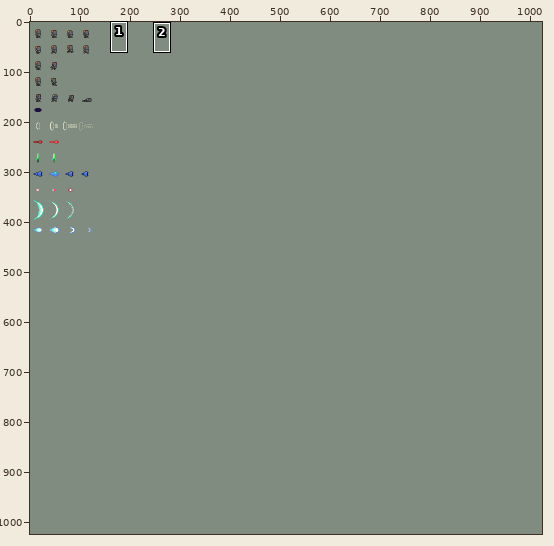
A pixel-art file gets an edit: game/code/assets/art/sprites/aseprite/Sprite-full.aseprite. Above, an overview of the earlier version with the close-up marked.
Close-up. First the earlier version:
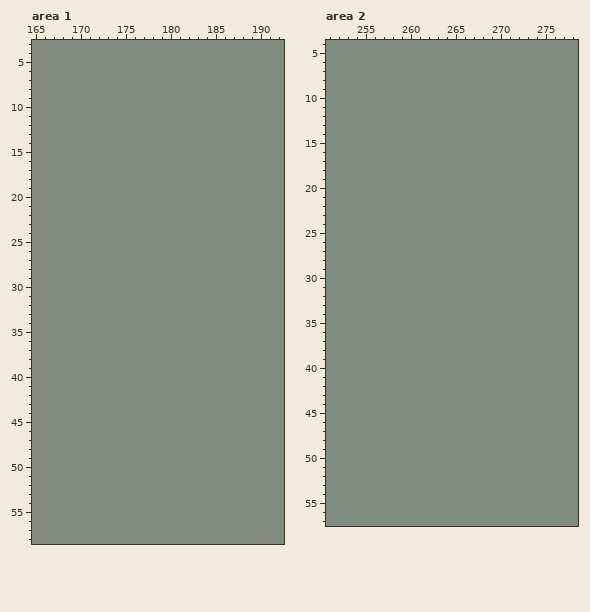
1024x1024 pixels, 1 frame. Shown: area 1: x 165..192, y 3..58; area 2: x 251..278, y 4..57. The commit also changed other parts of the picture, which this record leaves out.
Once edited:
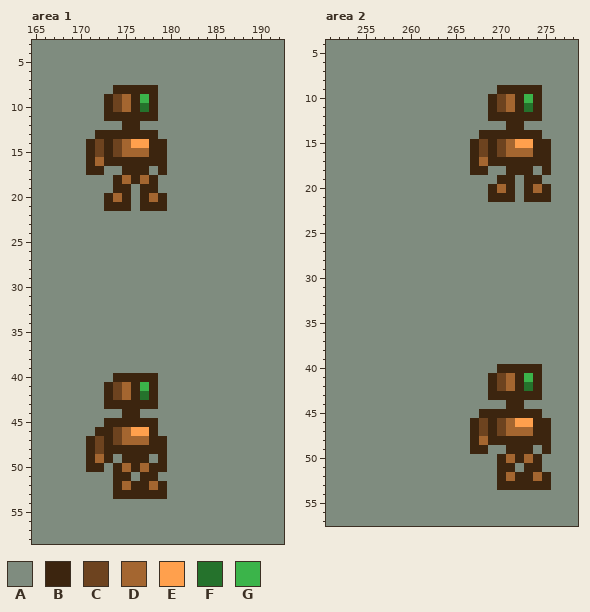
Palette (. is transparent): A #7f8c7f  B #3c250f  C #6d431f  D #a46630  E #ffa04d  F #25722c  G #3bb44a
The exact change:
--- area 1, layer "prototipo"
@@ x 169..181 @@
  7 AAAAAAAAAAAAA
- 8 AAAAAAAAAAAAA
- 9 AAAAAAAAAAAAA
-10 AAAAAAAAAAAAA
-11 AAAAAAAAAAAAA
-12 AAAAAAAAAAAAA
-13 AAAAAAAAAAAAA
-14 AAAAAAAAAAAAA
-15 AAAAAAAAAAAAA
-16 AAAAAAAAAAAAA
-17 AAAAAAAAAAAAA
-18 AAAAAAAAAAAAA
-19 AAAAAAAAAAAAA
-20 AAAAAAAAAAAAA
-21 AAAAAAAAAAAAA
+ 8 AAAAABBBBBAAA
+ 9 AAAABCDBGBAAA
+10 AAAABCDBFBAAA
+11 AAAABBBBBBAAA
+12 AAAAAABBAAAAA
+13 AAABBBBBBBAAA
+14 AABCBCDEEBBAA
+15 AABCBCDDDBBAA
+16 AABDBBBBBBBAA
+17 AABBAABBBABAA
+18 AAAAABDBDBAAA
+19 AAAAABBABBAAA
+20 AAAABDBABDBAA
+21 AAAABBBABBBAA
 22 AAAAAAAAAAAAA
@@ x 169..181 @@
 39 AAAAAAAAAAAAA
-40 AAAAAAAAAAAAA
-41 AAAAAAAAAAAAA
-42 AAAAAAAAAAAAA
-43 AAAAAAAAAAAAA
-44 AAAAAAAAAAAAA
-45 AAAAAAAAAAAAA
-46 AAAAAAAAAAAAA
-47 AAAAAAAAAAAAA
-48 AAAAAAAAAAAAA
-49 AAAAAAAAAAAAA
-50 AAAAAAAAAAAAA
-51 AAAAAAAAAAAAA
-52 AAAAAAAAAAAAA
-53 AAAAAAAAAAAAA
+40 AAAAABBBBBAAA
+41 AAAABCDBGBAAA
+42 AAAABCDBFBAAA
+43 AAAABBBBBBAAA
+44 AAAAAABBAAAAA
+45 AAAABBBBBBAAA
+46 AAABBCDEEBAAA
+47 AABCBCDDDBBAA
+48 AABCBBBBBBBAA
+49 AABDBABBBABAA
+50 AABBABDBDBBAA
+51 AAAAABBABBAAA
+52 AAAAABDBBDBAA
+53 AAAAABBBBBBAA
 54 AAAAAAAAAAAAA
--- area 2, layer "prototipo"
@@ x 265..277 @@
  8 AAAAAAAAAAAAA
- 9 AAAAAAAAAAAAA
-10 AAAAAAAAAAAAA
-11 AAAAAAAAAAAAA
-12 AAAAAAAAAAAAA
-13 AAAAAAAAAAAAA
-14 AAAAAAAAAAAAA
-15 AAAAAAAAAAAAA
-16 AAAAAAAAAAAAA
-17 AAAAAAAAAAAAA
-18 AAAAAAAAAAAAA
-19 AAAAAAAAAAAAA
-20 AAAAAAAAAAAAA
-21 AAAAAAAAAAAAA
+ 9 AAAAABBBBBAAA
+10 AAAABCDBGBAAA
+11 AAAABCDBFBAAA
+12 AAAABBBBBBAAA
+13 AAAAAABBAAAAA
+14 AAABBBBBBBAAA
+15 AABCBCDEEBBAA
+16 AABCBCDDDBBAA
+17 AABDBBBBBBBAA
+18 AABBAABBBABAA
+19 AAAAABBABBAAA
+20 AAAABDBABDBAA
+21 AAAABBBABBBAA
 22 AAAAAAAAAAAAA
@@ x 265..277 @@
 39 AAAAAAAAAAAAA
-40 AAAAAAAAAAAAA
-41 AAAAAAAAAAAAA
-42 AAAAAAAAAAAAA
-43 AAAAAAAAAAAAA
-44 AAAAAAAAAAAAA
-45 AAAAAAAAAAAAA
-46 AAAAAAAAAAAAA
-47 AAAAAAAAAAAAA
-48 AAAAAAAAAAAAA
-49 AAAAAAAAAAAAA
-50 AAAAAAAAAAAAA
-51 AAAAAAAAAAAAA
-52 AAAAAAAAAAAAA
-53 AAAAAAAAAAAAA
+40 AAAAABBBBBAAA
+41 AAAABCDBGBAAA
+42 AAAABCDBFBAAA
+43 AAAABBBBBBAAA
+44 AAAAAABBAAAAA
+45 AAABBBBBBBAAA
+46 AABCBCDEEBBAA
+47 AABCBCDDDBBAA
+48 AABDBBBBBBBAA
+49 AABBAABBBABAA
+50 AAAAABDBDBAAA
+51 AAAAABBABBAAA
+52 AAAAABDBBDBAA
+53 AAAAABBBBBBAA
 54 AAAAAAAAAAAAA
Pixel boxes of the changes (left, top, right, bottom) in both close-ups:
changed: (86, 85, 167, 211)
changed: (86, 373, 167, 499)
changed: (470, 85, 551, 202)
changed: (470, 364, 551, 490)
